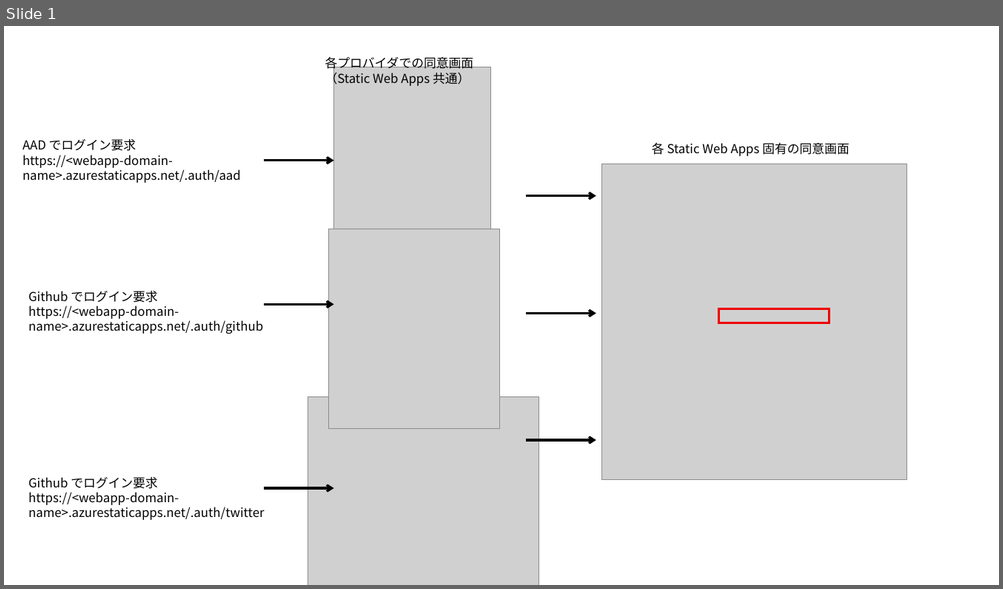
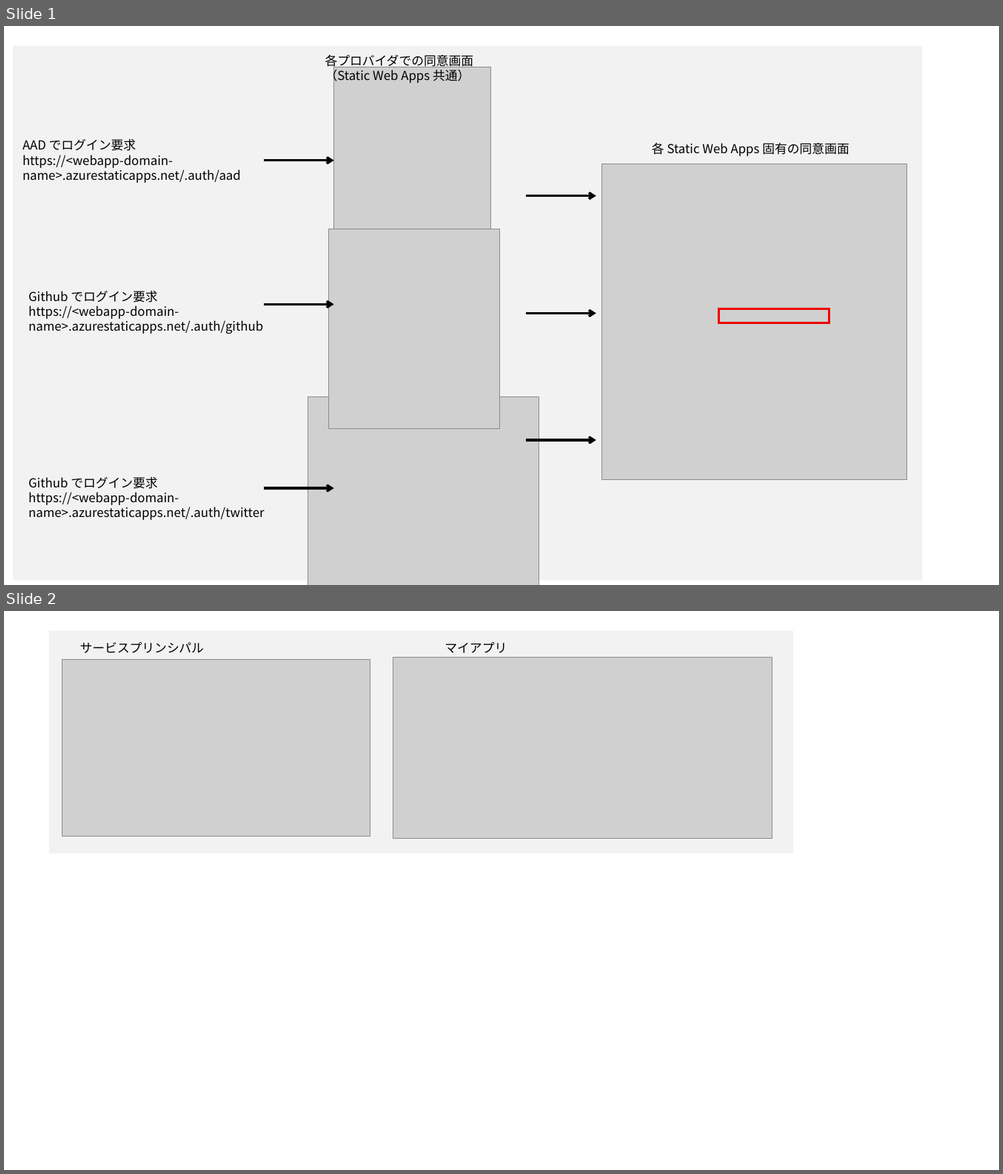
Before and after one commit to ayuina/ainaba-csa-blog, a slide deck: auth-static-webapp/images/figures.pptx. Shown one above the other, each under a label of ours: slide 1 before the commit, slides 1 and 2 after it. The pictures are 1003x589 and 1003x1174 pixels, drawn with LibreOffice and Linux fonts; fonts in the diff are those of the drawing; grey boxes stand for pictures. Boxes give left, top, right and bottom in pixels: in the first picture for what was removed or moved away, otherwise in the second. Text is boxed around its words. In the diff, an @@ line names an element or a change of style, - is before the commit and + after.

```diff
--- a/auth-static-webapp/images/figures.pptx
+++ b/auth-static-webapp/images/figures.pptx
@@ slide 2 added at (4,611,999,1170), background #FFFFFF @@
@@ rectangle added at (50,630,794,854), fill #F2F2F2 @@
@@ text added at (80,642,204,653), 12 pt, text #000000 @@
+サービスプリンシパル
@@ text added at (444,642,506,653), 12 pt, text #000000 @@
+マイアプリ
@@ picture added at (62,660,370,836) @@
@@ picture added at (393,658,772,838) @@
@@ slide 1 changed as well @@
@@ rectangle added at (13,45,922,580), fill #F2F2F2 @@
@@ text "各プロバイダでの同意画面 （Static Web Apps 共通）": place and size @@
-text "各プロバイダでの同意画面 （Static Web Apps 共通）" at (325,57,474,87)
+text "各プロバイダでの同意画面 （Static Web Apps 共通）" at (325,55,474,84)
```
Also in this commit, not shown: 1 other slide added, 1 slide removed, 1 other file.
